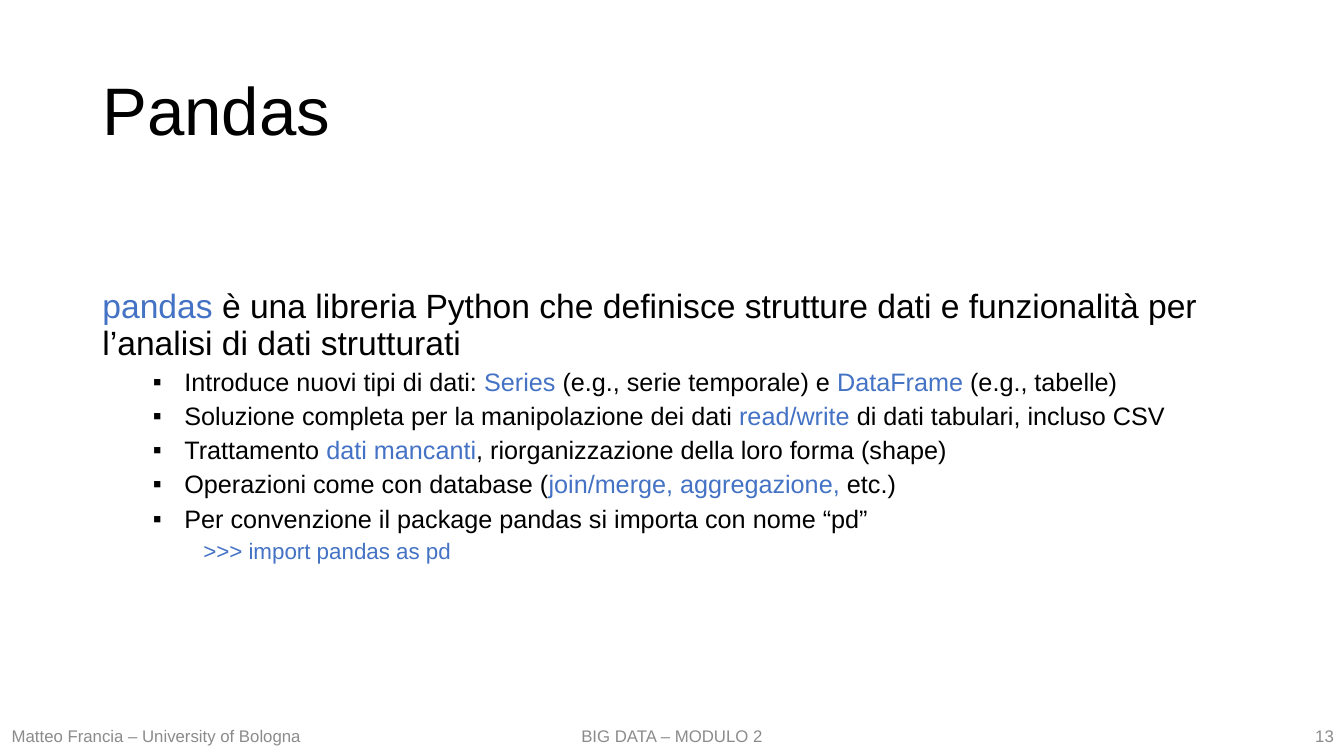
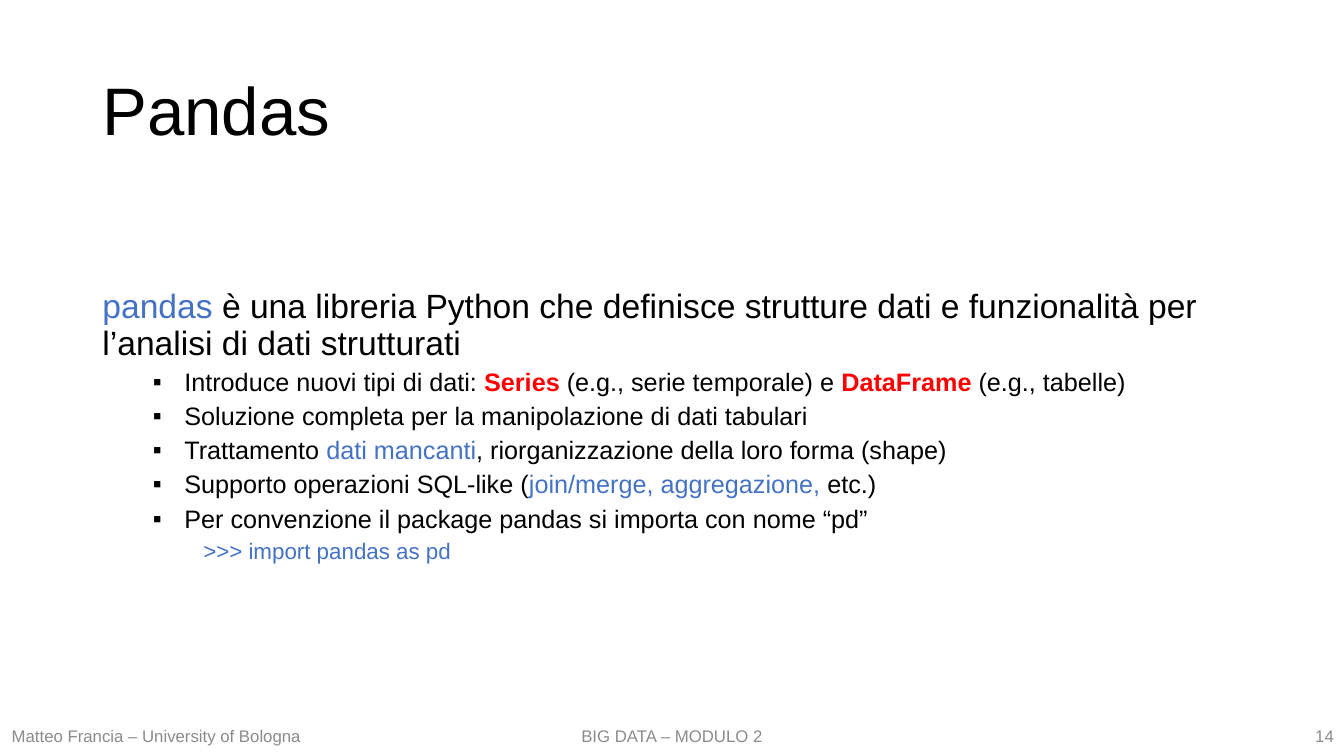
Before and after one commit to w4bo/teaching-handsondatapipelines, a slide deck: slide 14 of 01-DataPreprocessing/slides.pptx (slide 13 before the commit). Drawn at 1344x756 pixels with LibreOffice and Linux fonts; fonts in the diff are those of the drawing. Boxes give left, top, right and bottom in pixels: in the first picture for what was removed or moved away, otherwise in the second. Text is boxed around its words. In the diff, an @@ line names an element or a change of style, - is before the commit and + after.

```diff
--- a/01-DataPreprocessing/slides.pptx
+++ b/01-DataPreprocessing/slides.pptx
@@ text at box(184, 372, 1126, 396): text colour #4472C4 to #FF0000, bold on in "Series DataFrame" @@
@@ text at box(184, 406, 808, 431): text changed @@
-  ▪ Soluzione completa per la manipolazione dei dati read/write di dati tabulari, incluso CSV
+  ▪ Soluzione completa per la manipolazione di dati tabulari
@@ text at box(184, 474, 876, 499): text changed @@
-  ▪ Operazioni come con database (join/merge, aggregazione, etc.)
+  ▪ Supporto operazioni SQL-like (join/merge, aggregazione, etc.)
@@ page number at box(1315, 730, 1334, 742): text changed @@
-13
+14
```
Also in this commit, not shown: 20 other slides changed, 5 slides added, 4 other files.
